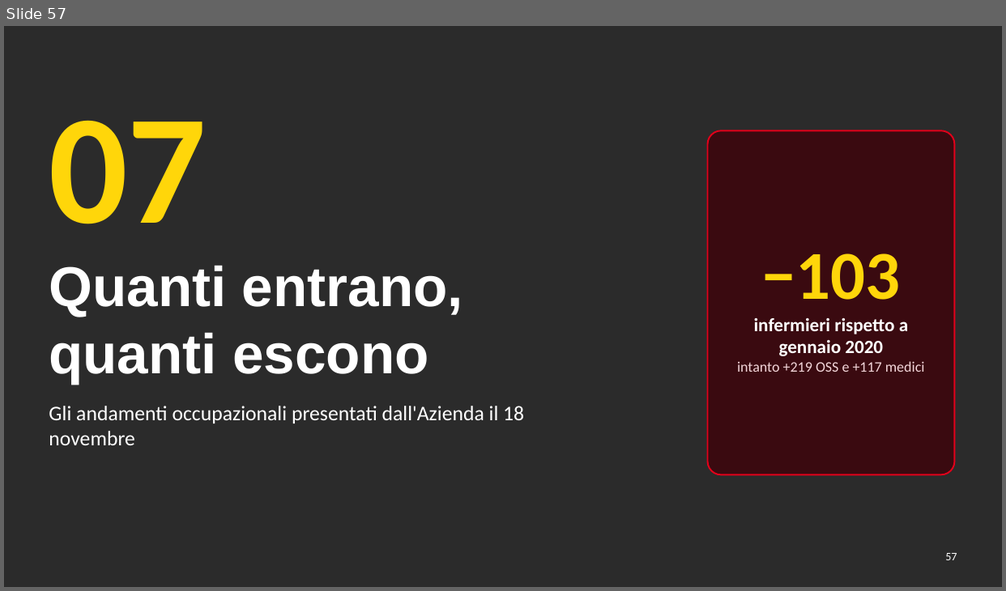
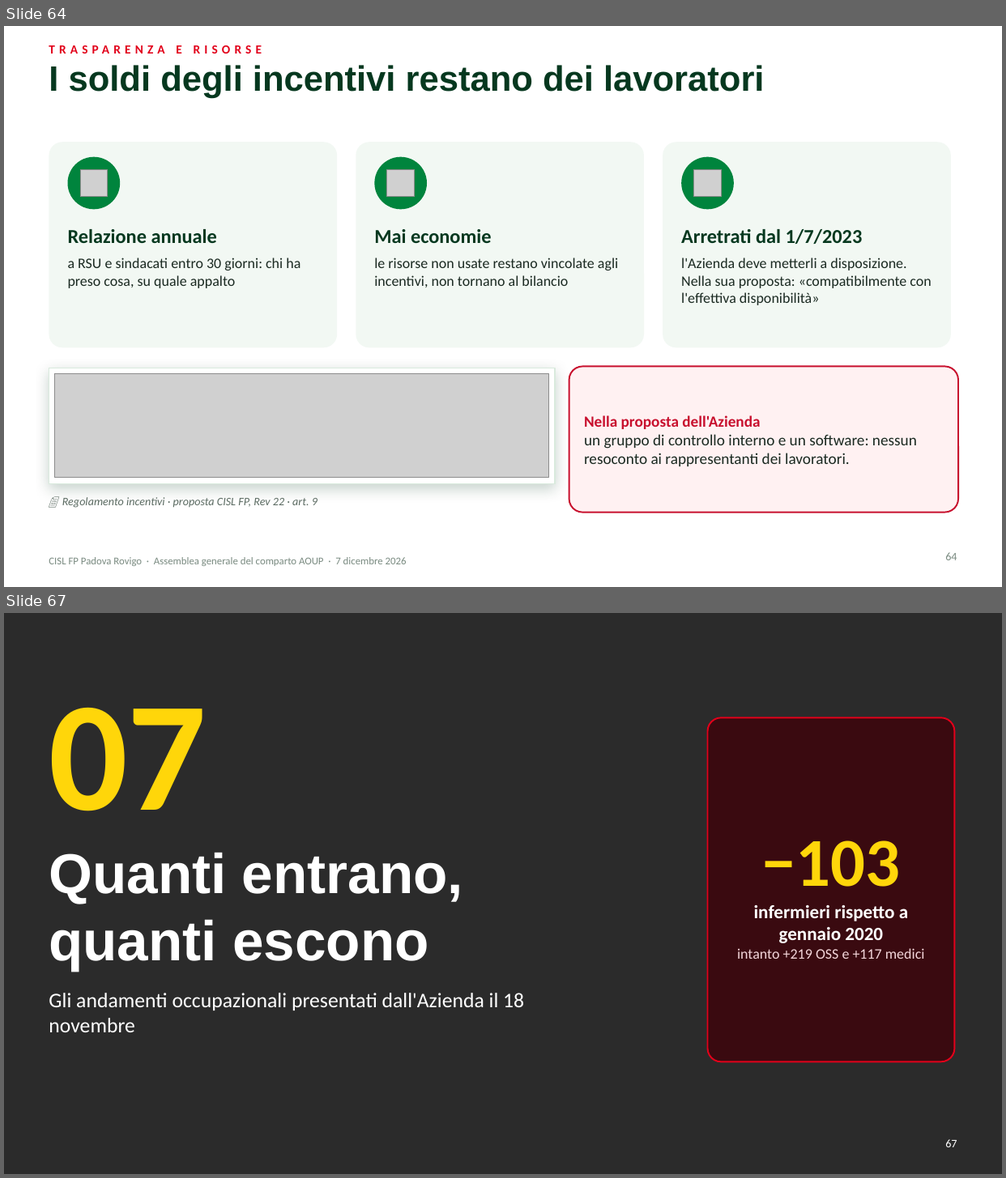
Before and after one commit to aki1806-droid/Prove, a slide deck: produzione/assemblea-2026-12-07/slide/assemblea-2026-12-07.pptx. Shown one above the other, each under a label of ours: slide 57 before the commit, slides 64 and 67 after it; the slides between them are not shown. The pictures are 1006x591 and 1006x1178 pixels, drawn with LibreOffice and Linux fonts; fonts in the diff are those of the drawing; grey boxes stand for pictures; background and template pictures are left out; a plain dark background stands for a picture behind light text. Boxes give left, top, right and bottom in pixels: in the first picture for what was removed or moved away, otherwise in the second. Text is boxed around its words. In the diff, an @@ line names an element or a change of style, - is before the commit and + after.

```diff
--- a/produzione/assemblea-2026-12-07/slide/assemblea-2026-12-07.pptx
+++ b/produzione/assemblea-2026-12-07/slide/assemblea-2026-12-07.pptx
@@ slide 64 added at [4, 26, 1002, 587], background #FFFFFF @@
@@ text added at [49, 45, 262, 54], 12 pt, text #E2001A, bold @@
+TRASPARENZA E RISORSE
@@ title added at [49, 65, 764, 98], 34 pt, text #06381F, bold @@
+I soldi degli incentivi restano dei lavoratori
@@ rounded rectangle added at [49, 142, 337, 348], fill #F2F8F3 @@
@@ rounded rectangle added at [356, 142, 644, 348], fill #F2F8F3 @@
@@ rounded rectangle added at [663, 142, 951, 348], fill #F2F8F3 @@
@@ ellipse added at [68, 157, 120, 209], fill #00843D @@
@@ picture added at [80, 169, 108, 197] @@
@@ ellipse added at [374, 157, 427, 209], fill #00843D @@
@@ picture added at [387, 169, 414, 197] @@
@@ ellipse added at [681, 157, 734, 209], fill #00843D @@
@@ picture added at [694, 169, 721, 197] @@
@@ text added at [68, 229, 217, 243], 19 pt, text #06381F, bold @@
+Relazione annuale
@@ text added at [374, 229, 492, 243], 19 pt, text #06381F, bold @@
+Mai economie
@@ text added at [681, 229, 863, 244], 19 pt, text #06381F, bold @@
+Arretrati dal 1/7/2023
@@ text added at [68, 258, 300, 288], 14 pt, text #1B2A22 @@
+a RSU e sindacati entro 30 giorni: chi ha preso cosa, su quale appalto
@@ text added at [374, 258, 618, 288], 14 pt, text #1B2A22 @@
+le risorse non usate restano vincolate agli incentivi, non tornano al bilancio
@@ text added at [681, 258, 931, 305], 14 pt, text #1B2A22 @@
+l'Azienda deve metterli a disposizione. Nella sua proposta: «compatibilmente con l'effettiva disponibilità»
@@ rectangle added at [49, 368, 555, 484], fill #FFFFFF, outline #D9EADD 1 pt @@
@@ picture added at [55, 374, 549, 478] @@
@@ rounded rectangle added at [569, 367, 958, 513], fill #FFF1F2, outline #C8102E 1.5 pt @@
@@ text added at [584, 416, 917, 467], 15 pt, text #1B2A22 @@
+Nella proposta dell'Azienda
+un gruppo di controllo interno e un software: nessun resoconto ai rappresentanti dei lavoratori.
@@ text added at [62, 497, 317, 508], 11 pt, text #5B6B62, italic @@
+📄 Regolamento incentivi · proposta CISL FP, Rev 22 · art. 9
@@ text added at [49, 557, 407, 566], 10 pt, text #7A8B81 @@
+CISL FP Padova Rovigo · Assemblea generale del comparto AOUP · 7 dicembre 2026
@@ page number added at [945, 552, 957, 561], 11 pt, text #7A8B81 @@
+64
@@ what was slide 57 is now slide 67 @@
@@ page number at [945, 1139, 957, 1148]: text changed @@
-57
+67
```
Also in this commit, not shown: 2 slides changed, 9 other slides added, 16 other files.
